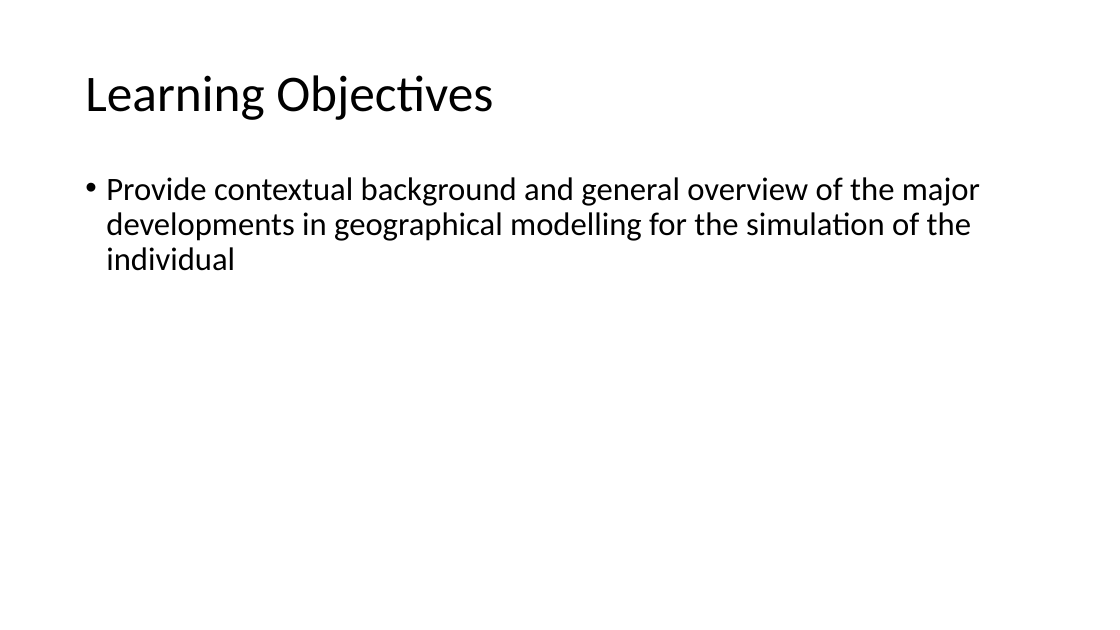
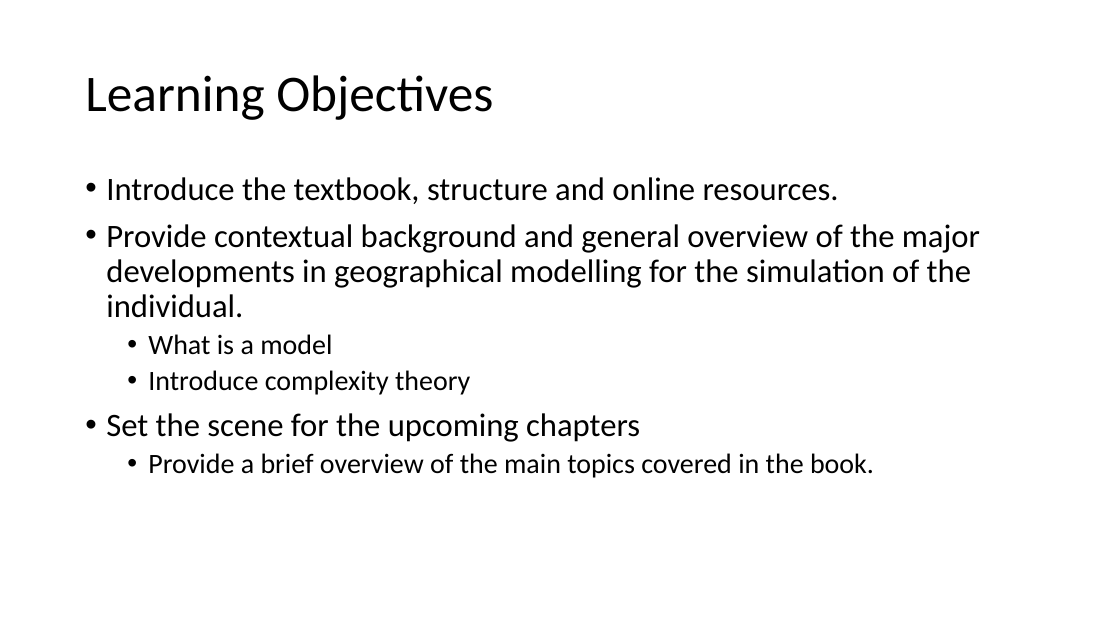
Before and after one commit to abmgis/abmgis, a slide deck: slide 2 of Chapter01-ABMGIS/Chapter1.pptx. Drawn at 1120x630 pixels with LibreOffice and Linux fonts; fonts in the diff are those of the drawing. Boxes give left, top, right and bottom in pixels: in the first picture for what was removed or moved away, otherwise in the second. Text is boxed around its words. In the diff, an @@ line names an element or a change of style, - is before the commit and + after.

Commit message:
updated chapter 1 ppt

```diff
--- a/Chapter01-ABMGIS/Chapter1.pptx
+++ b/Chapter01-ABMGIS/Chapter1.pptx
@@ text at box(106, 177, 980, 478): text changed @@
-• Provide contextual background and general overview of the major developments in geographical modelling for the simulation of the individual
+• Introduce the textbook, structure and online resources.
+• Provide contextual background and general overview of the major developments in geographical modelling for the simulation of the individual.
+  • What is a model
+  • Introduce complexity theory
+• Set the scene for the upcoming chapters
+  • Provide a brief overview of the main topics covered in the book.
```
Also in this commit, not shown: 8 other slides changed, 18 slides added, 7 slides removed, 1 other file.
